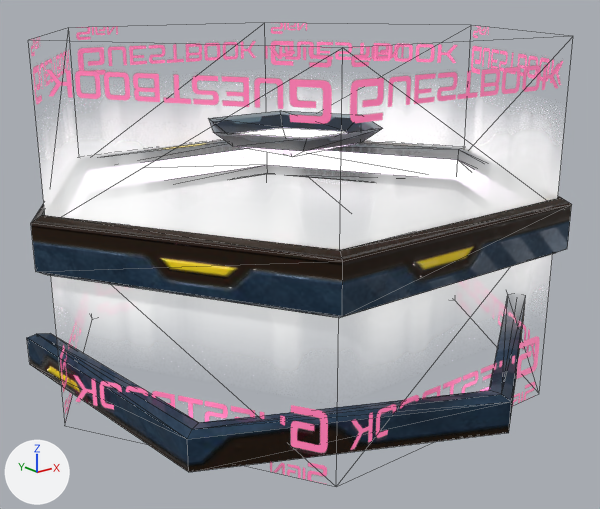
An edit to the glTF model ABM_UnityProject/External/ABM_01_Museum/unity_assets/entity14746.gltf, drawn before and after from the same camera.
Camera for both pictures: a 50 mm lens placed at (-13.27, -16.91, 3.4), pointed at (-0.3, -0.7, -3.09). Arrows for +X, +Y and +Z are at lower left; the lights stay in place. Mesh edges are drawn as thin lines. Where no turn or scale is listed for an object, it has been applied to the vertices. Vertices at the same position are counted once.

Names of what the first picture shows: 'node_Museum_Hex_Propeler_01_Gear_0', 'node_Museum_Hex_Propeler_01_Gear_2', 'node_Museum_Hex_Propeler_01_b (2)', 'node_Museum_Hex_Propeler_Fade'.
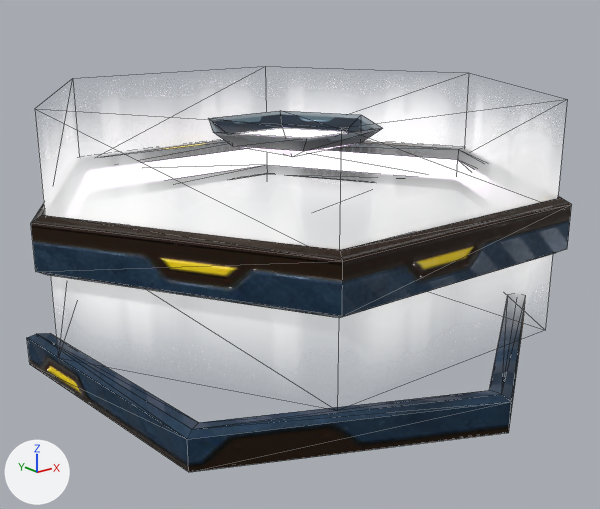
What differs and where, as boxes (x1, y1, x2, y2) in the pictures (600 x 509 px):
```json
{"object": "node_Museum_Hex_Propeler_Fade", "change": "reshaped", "before": [30, 23, 563, 484], "after": [42, 95, 560, 351]}
```

Edits to the scene script, one JSON object a line:
```json
{"block": "me_mesh_museum_hex_propeler_fade_10128museum_hex_propeler_fade", "where": "# used by ob_node_museum_hex_propeler_fade; location = (0.0, 0.0, 2.45)"}
{"op": "remove", "block": "me_mesh_museum_hex_propeler_fade_10128museum_hex_propeler_fade", "code": "me_mesh_museum_hex_propeler_fade_10128museum_hex_propeler_fade.from_pydata(...)  # 18 vertices, 24 faces; spans x -6.71..6.71, y -5.85..5.85, z -8.65..0.06"}
{"op": "add", "block": "me_mesh_museum_hex_propeler_fade_10128museum_hex_propeler_fade", "code": "me_mesh_museum_hex_propeler_fade_10128museum_hex_propeler_fade.from_pydata(...)  # 18 vertices, 24 faces; spans x -6.71..6.71, y -5.85..5.85, z -6.93..-1.32"}
{"block": "me_mesh_museum_hex_propeler_fade_10128museum_hex_propeler_fade", "change": "me_mesh_museum_hex_propeler_fade_10128museum_hex_propeler_fade part 1"}
{"block": "me_mesh_museum_hex_propeler_fade_10128museum_hex_propeler_fade", "change": "12 vertices are removed from x -6.71..6.71, y -5.85..5.85, z -8.65..0.06"}
{"block": "me_mesh_museum_hex_propeler_fade_10128museum_hex_propeler_fade", "change": "24 faces are deleted"}
{"block": "me_mesh_museum_hex_propeler_fade_10128museum_hex_propeler_fade", "change": "6 new vertices lie (0.0, 0.0, 2.51) away from vertices in x -6.71..6.71, y -5.85..5.85, z -3.83"}
{"block": "me_mesh_museum_hex_propeler_fade_10128museum_hex_propeler_fade", "change": "6 new vertices lie (0.0, 0.0, -3.1) away from vertices in x -6.71..6.71, y -5.85..5.85, z -3.83"}
{"block": "me_mesh_museum_hex_propeler_fade_10128museum_hex_propeler_fade", "change": "24 new faces join them"}
```
